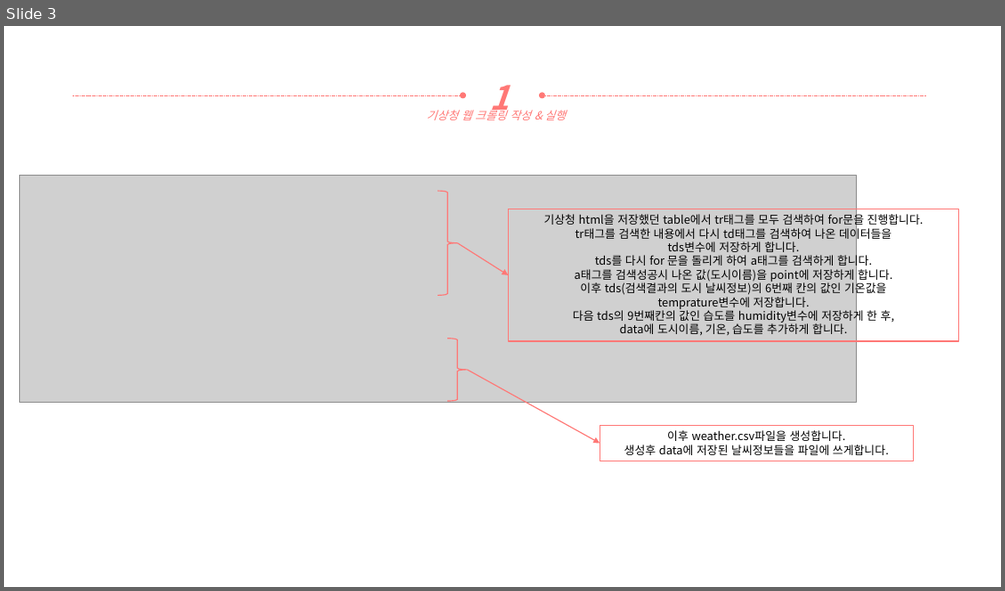
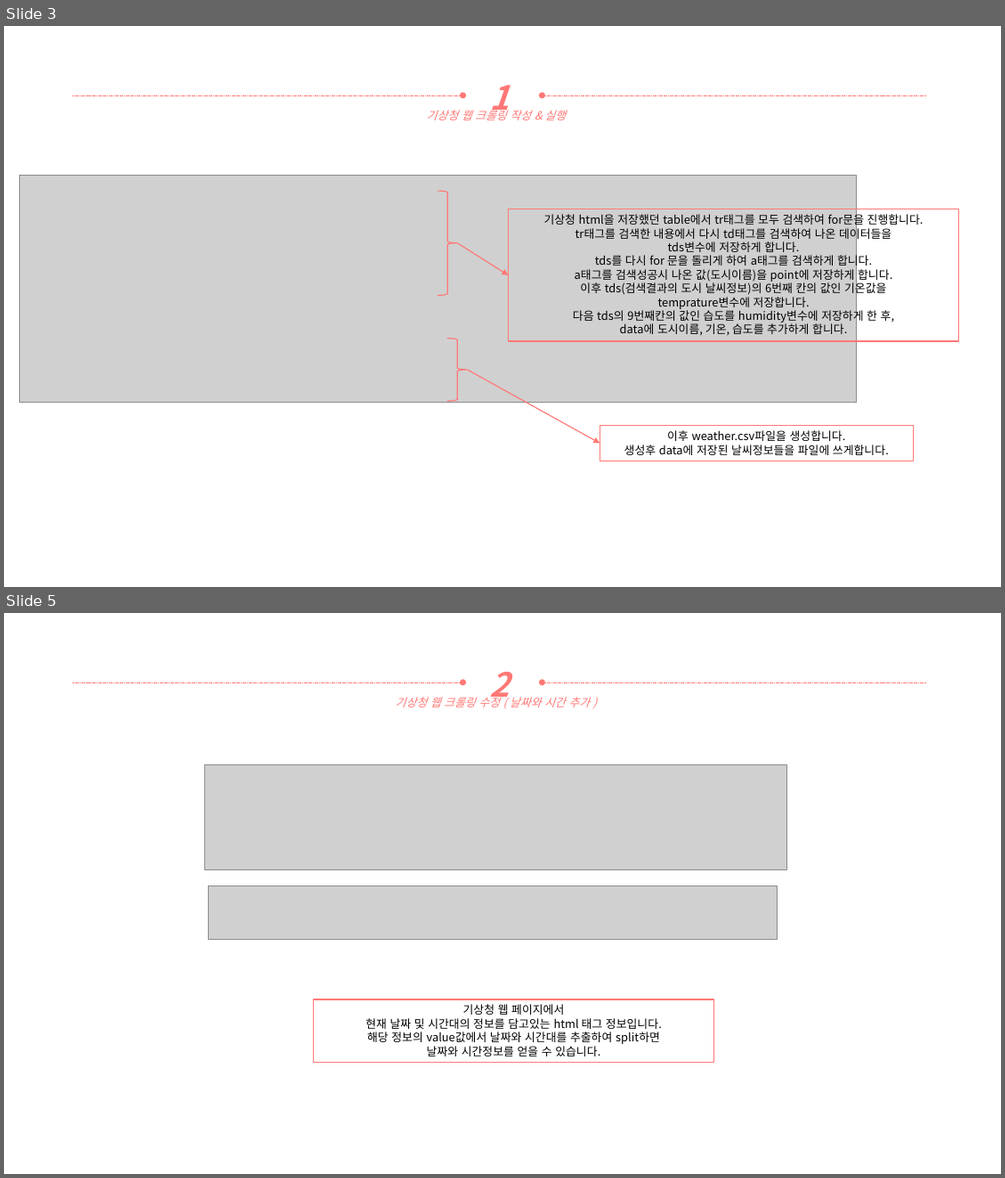
Before and after one commit to yooatom2200/Programing_Base_2, a slide deck: 3장/20164091-송희령-3주차 과제.pptx. Shown one above the other, each under a label of ours: slide 3 before the commit, slides 3 and 5 after it; the slides between them are not shown. The pictures are 1005x591 and 1005x1178 pixels, drawn with LibreOffice and Linux fonts; fonts in the diff are those of the drawing; grey boxes stand for pictures. Boxes give left, top, right and bottom in pixels: in the first picture for what was removed or moved away, otherwise in the second. Text is boxed around its words. In the diff, an @@ line names an element or a change of style, - is before the commit and + after.

```diff
--- a/3장/20164091-송희령-3주차 과제.pptx
+++ b/3장/20164091-송희령-3주차 과제.pptx
@@ slide 5 added at bbox=[4, 613, 1001, 1174], background #FFFFFF @@
@@ arrow added from (73, 682) to (463, 682), #FF7876 0.5 pt dashed @@
@@ text added at bbox=[489, 672, 509, 706], 32 pt, text #FF7876, bold, italic @@
+2
@@ arrow added from (926, 682) to (542, 682), #FF7876 0.5 pt dashed @@
@@ text added at bbox=[396, 695, 590, 707], 11 pt, text #FF7876, italic @@
+기상청 웹 크롤링 수정 ( 날짜와 시간 추가 )
@@ picture added at bbox=[205, 765, 788, 869] @@
@@ picture added at bbox=[208, 885, 777, 939] @@
@@ rectangle added at bbox=[314, 999, 714, 1062], outline #FF7876 1 pt, 11 pt, text #000000 @@
+기상청 웹 페이지에서
+현재 날짜 및 시간대의 정보를 담고있는 html 태그 정보입니다.
+해당 정보의 value값에서 날짜와 시간대를 추출하여 split하면
+날짜와 시간정보를 얻을 수 있습니다.
```
Also in this commit, not shown: 3 other slides added, 2 other files.
